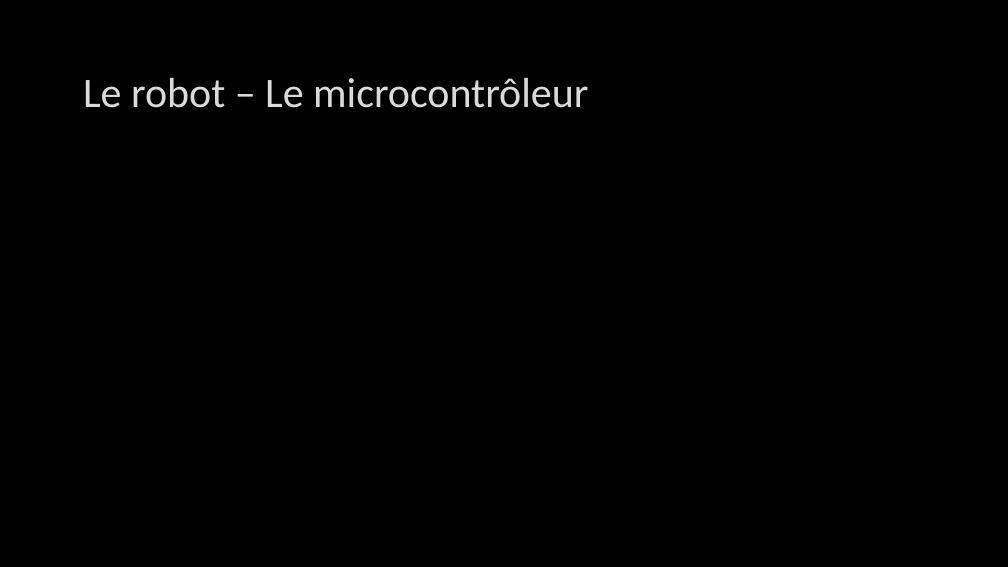
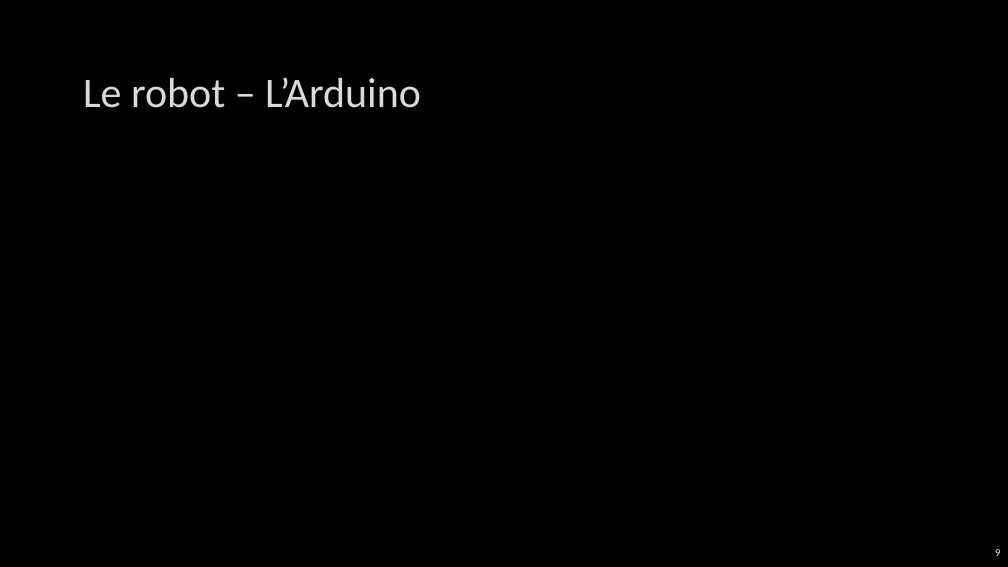
Before and after one commit to CyrilPy/BadMonkey, a slide deck: slide 9 of Gestion projet/Projet intégration robotique – IMERIR.pptx (slide 10 before the commit). Drawn at 1008x567 pixels with LibreOffice and Linux fonts; fonts in the diff are those of the drawing; background and template pictures are left out. Boxes give left, top, right and bottom in pixels: in the first picture for what was removed or moved away, otherwise in the second. Text is boxed around its words. In the diff, an @@ line names an element or a change of style, - is before the commit and + after.

```diff
--- a/Gestion projet/Projet intégration robotique – IMERIR.pptx
+++ b/Gestion projet/Projet intégration robotique – IMERIR.pptx
@@ title at box(83, 77, 421, 108): text changed @@
-Le robot – Le microcontrôleur
+Le robot – L’Arduino
@@ page number added at box(995, 549, 1000, 556), 10 pt, text #F2F2F2 @@
+9
```
Also in this commit, not shown: 20 other slides changed, 1 slide removed, 1 other file.
